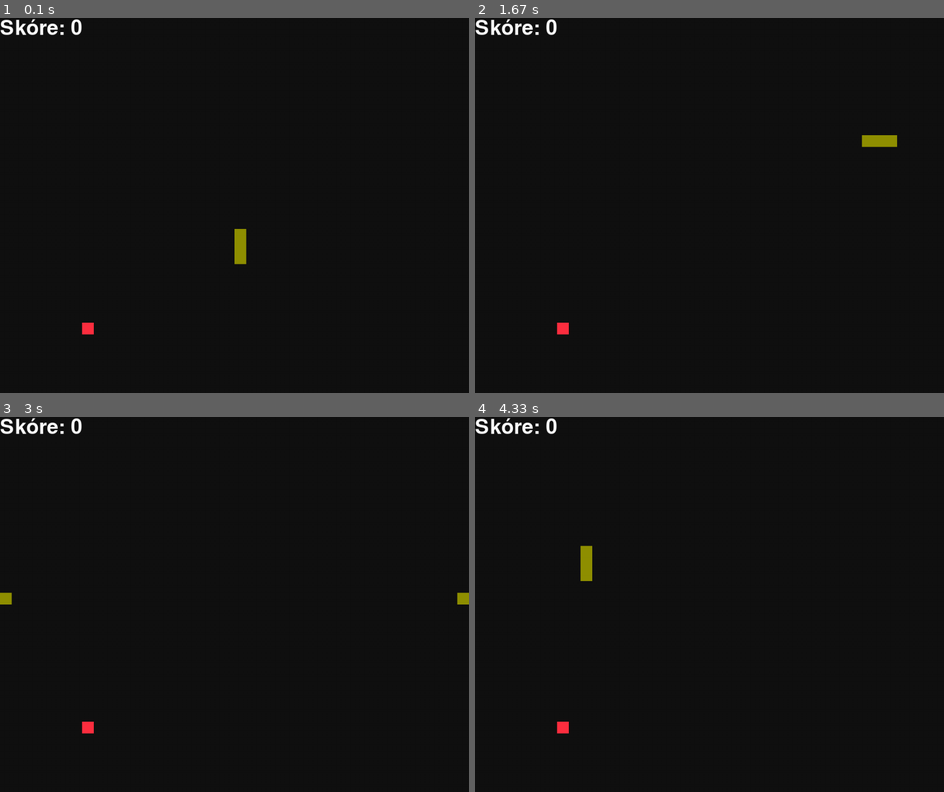
Above: before the commit, frames 1-4 (two rows, left to right).
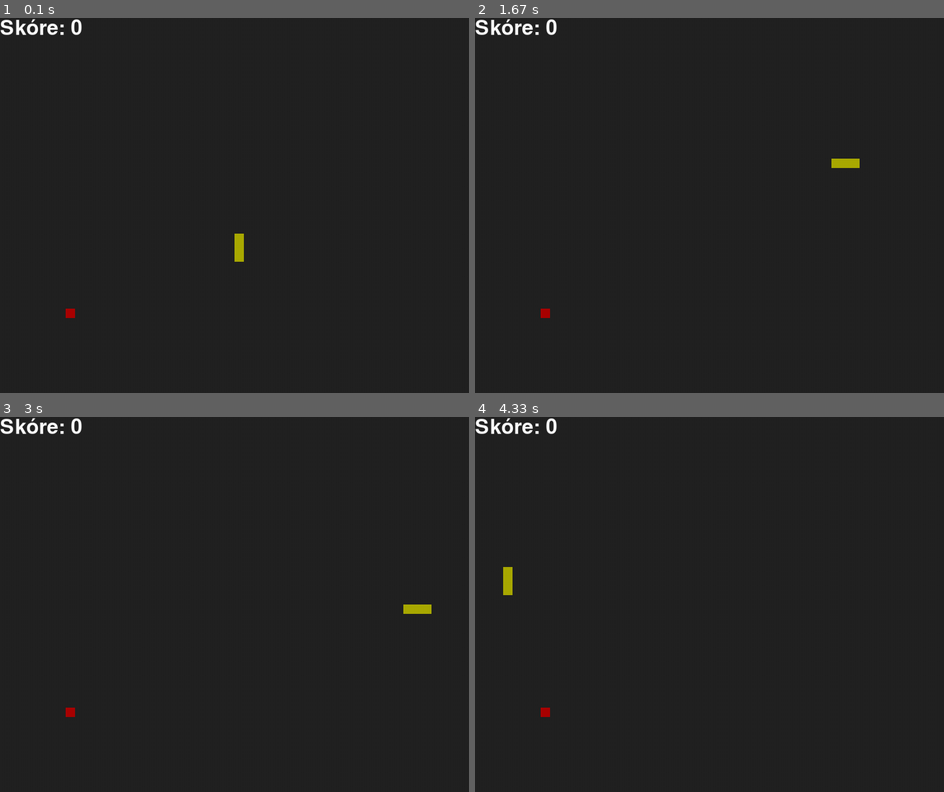
Above: after the commit, the same moments.

Repository: FryerZabijak/snake-pygame
Game: pygame game, started from main.py
Two runs of this game, one before a commit and one after it. Both use one fixed random seed, a clock stepped at 60 frames per second and the inputs below.
Inputs:
- Up to frame 1 (0.1 s): no input
- Up to frame 2 (1.67 s): hold D 0.33-0.8 s; hold W 0.83-1.13 s; hold D 1.17-1.63 s
- Up to frame 3 (3 s): hold S 2.23-2.53 s; hold A 2.57-2.97 s
- Up to frame 4 (4.33 s): hold W 3-3.37 s; hold D 3.4-4.03 s; hold S from 4.07 s (still down)

The runs differ from the first frame. In frame 1, 0.4% of the frame differs, in the area x 14-53%, y 56-85%; in frame 2, 0.5%, in the area x 14-90%, y 31-85%; in frame 3, 0.4%; in frame 4, 0.5%.

Commit message:
Úprava class food - nyní lze dát do hry více jídel

Diff:
--- a/food.py
+++ b/food.py
@@ -1,22 +1,34 @@
 from random import randint, random, uniform
 from window import width, height, food_color,size
+from player import Snake
 import pygame
 
-
 class Food:
-    def __init__(self, screen, x, y):
+    def __init__(self, screen, x, y, player):
         self.screen = screen
         if not x:
-            self.x = randint(0, round(width/size))*size
+            randomX = randint(0, round(width/size))*size-size
+            if randomX <= 0: randomX=0
+            self.x = randomX
         else:
             self.x = x
 
         if not y:
-            self.y = randint(0, round(height/size))*size
+            randomY = randint(0, round(height/size))*size-size
+            if randomY <= 0: randomY = 0
+            self.y = randomY
         else:
             self.y = y
 
+        self.player = player
+
+        print(f"x: {self.x}, y: {self.y}")
+
     def DrawFood(self):
-
         pygame.draw.rect(self.screen, food_color,
                          (self.x, self.y, size, size))
+
+    def CheckEat(self):
+        snake_head = self.player.trace[0]
+        if snake_head["x"]+self.player.speedX == self.x and snake_head["y"]+self.player.speedY == self.y:
+            return True
--- a/main.py
+++ b/main.py
@@ -1,3 +1,4 @@
+from random import randint, random
 import pygame
 from food import Food
 from player import Snake
@@ -8,21 +9,18 @@
 screen = pygame.display.set_mode((width, height))
 clock = pygame.time.Clock()
 
-# Nastavení začátku hada do středu
+# Nastavení začátku hada do středudd
 snake_starting_positions = [{"x": round(width//2/size)*size, "y": round(width//2/size)*size},
-                            {"x": round(width//2/size)*size, "y": round(width//2/size)*size+size},
+                            {"x": round(width//2/size)*size,
+                             "y": round(width//2/size)*size+size},
                             {"x": round(width//2/size)*size, "y": round(width//2/size)*size+size+size}]
 
 # Vytvoření třídy had pro hráče
-player = Snake(snake_color, snake_starting_positions, screen)
+player = Snake(0,-size,snake_color,snake_starting_positions,screen)
 
 # Vytvoření třídy pro jídlo s náhodným generováním pozice
-food = Food(screen, None, None)
-
-
-# Rychlost nastavena tak, aby had začínal směrem vzhůru
-speedX = 0
-speedY = -size
+food = Food(screen, None, None, player)
+foods = [food]
 
 # Deklarované a inicializované skóre na nulu
 score = 0
@@ -48,33 +46,42 @@
         # Stisknuté klávesy se uloží do proměnné "keys"
         keys = pygame.key.get_pressed()
         # Jestli se zmáčkne "W" a zároveň hráč nejede směrem "nahoru", tak se nastaví aby tudma jel
-        if (keys[pygame.K_w] and speedY != size):
-            speedX = 0
-            speedY = -size
+        if (keys[pygame.K_w] and player.speedY != size):
+            player.speedX = 0
+            player.speedY = -size
         # Jestli se zmáčkne "A" a zároveň hráč nejede směrem "doleva", tak se nastaví aby tudma jel
-        elif (keys[pygame.K_a] and speedX != size):
-            speedX = -size
-            speedY = -0
+        elif (keys[pygame.K_a] and player.speedX != size):
+            player.speedX = -size
+            player.speedY = -0
         # Jestli se zmáčkne "S" a zároveň hráč nejede směrem "doprava", tak se nastaví aby tudma jel
-        elif (keys[pygame.K_s] and speedY != -size):
-            speedX = 0
-            speedY = size
+        elif (keys[pygame.K_s] and player.speedY != -size):
+            player.speedX = 0
+            player.speedY = size
         # Jestli se zmáčkne "D" a zároveň hráč nejede směrem "dolů", tak se nastaví aby tudma jel
-        elif (keys[pygame.K_d] and speedX != -size):
-            speedX = size
-            speedY = 0
+        elif (keys[pygame.K_d] and player.speedX != -size):
+            player.speedX = size
+            player.speedY = 0
 
         # Jestliže následujícím tahem, hráč dopadne na jídlo (na 100%), tak se zvětší o jeden bod a přibude mu skóre
         # plus se aktualizuje text
-        if player.snake[0]["x"]+speedX == food.x and player.snake[0]["y"]+speedY == food.y:
-            food = Food(screen, None, None)
-            player.snake.append({"x": food.x, "y": food.y})
-            score += 10
-            score_text = system_font.render(
-                f"Skóre: {score}", True, TEXT_COLOR)
+        new_foods = []
+        for f in foods:
+
+            if f.CheckEat():
+                f = Food(screen, None, None, player)
+                player.trace.append({"x": food.x, "y": food.y})
+                score += 10
+                score_text = system_font.render(
+                    f"Skóre: {score}", True, TEXT_COLOR)
+                new_food = Food(screen,None,None,player)
+                if randint(0,6)==0 and len(foods)<5:
+                    new_foods.append(new_food)
+                    FPS+=2
+            new_foods.append(f)
+        foods = new_foods
 
         # Pohyb hráče ve směru
-        player.Move(speedX, speedY)
+        player.Move()
 
     # Zjistí-li, že je hráč mrtvý "game_running" se přepne na false (tzn. konec hry)
     if player.CheckDeath():
@@ -83,8 +90,9 @@
     # Kreslení - začíná se pozadí, poté hadem, jídlem a textem
     screen.fill(BACKGROUND_COLOR)
     player.DrawSnake()
+    for f in foods:
+        f.DrawFood()
 
-    food.DrawFood()
 
     screen.blit(score_text, score_text_rect)
     pygame.display.update()
--- a/player.py
+++ b/player.py
@@ -5,13 +5,15 @@
 
 
 class Snake:
-    def __init__(self, color, snake, screen):
+    def __init__(self, speedX, speedY, color, trace, screen):
+        self.speedX = speedX
+        self.speedY = speedY
         self.color = color
-        self.snake = snake
+        self.trace = trace
         self.screen = screen
 
     def DrawSnake(self):
-        for pos in self.snake:
+        for pos in self.trace:
             snake_block_x = pos["x"]
             snake_block_y = pos["y"]
             pygame.draw.rect(self.screen,
@@ -20,30 +22,30 @@
                               size, size)
                              )
 
-    def Move(self, x, y):
+    def Move(self):
         new_positions = []
-        newX = self.snake[0]["x"]+x
+        newX = self.trace[0]["x"]+self.speedX
         if newX<0:
             newX=width
         elif newX>=width:
             newX=0
-        newY = self.snake[0]["y"]+y
+        newY = self.trace[0]["y"]+self.speedY
         if newY<0:
             newY=height
         elif newY>=height:
             newY=0
         new_positions.append({"x": newX, "y": newY})
 
-        for pos in self.snake:
+        for pos in self.trace:
             new_positions.append(pos)
 
         new_positions.pop()
-        self.snake = new_positions
+        self.trace = new_positions
         return new_positions
 
     def CheckDeath(self):
         # Boundaries
-        snake_copy = list.copy(self.snake)
+        snake_copy = list.copy(self.trace)
         snake_head = snake_copy[0]
 
         # Himself
--- a/window.py
+++ b/window.py
@@ -3,13 +3,13 @@
 width = 1000
 height = 800
 FPS = 15
-size = 27
+size = 20
 
 while width%size!=0:
     size = round(size)
     size-=1
 
-BACKGROUND_COLOR = "#111111"
+BACKGROUND_COLOR = "#222222"
 TEXT_COLOR = "#ffffff"
-snake_color = (144, 144, 0)
-food_color = (255, 48, 64)
+snake_color = "#aaaa00"
+food_color = "#aa0000"
